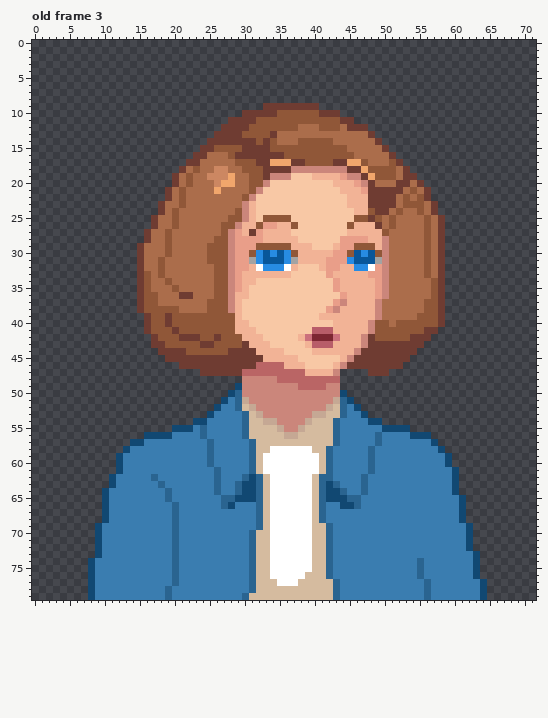
Edited in one commit: pixel-art file (Assets/Resources/Sprites/Avatars/.AvatarJulia.aseprite). Above, as it was before the edit.
72x80 pixels, 6 frames. Shown: old frame 3.
After the commit:
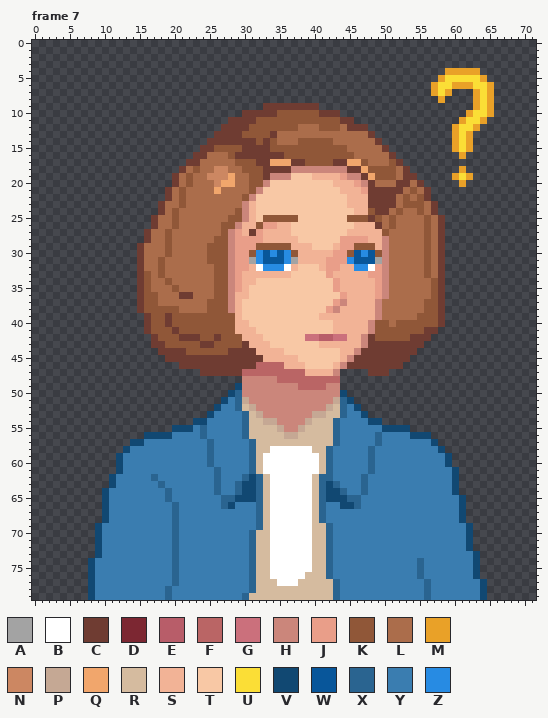
Palette (. is transparent): A #a3a3a3  B #ffffff  C #6f3c32  D #7c2732  E #b85d69  F #ba6565  G #cb707c  H #cb867b  J #e99e89  K #905738  L #ab6d4b  M #e9a128  N #cc8762  P #c5a894  Q #f1a66c  R #d5bb9f  S #f2b396  T #f8c8a5  U #fbde36  V #114872  W #08569a  X #2a6490  Y #3a7db0  Z #278be3
A new or re-ordered frame is compared with the old frame closest to it.
Edits made:
frames 6 -> 7
Changed rows in their new state; - is an unchanged pixel.
Frame 7 is new; against old frame 3:
first column x 57:
 4 --MMMMM--
 5 -MUUUUUM-
 6 MUUMMMUUM
 7 MUM---MUM
 8 -M----MUM
 9 ------MUM
10 -----MUUM
11 ----MUUM-
12 ---MUUM--
13 ---MUM---
14 ---MUM---
15 ---MUM---
16 ----M----
18 ----M----
19 ---MUM---
20 ----M----
first column x 37:
25 K-------K
26 T-------T
first column x 38:
41 --TTT--
42 T-GEE-G
43 -TTSS--
44 --TTTT-
